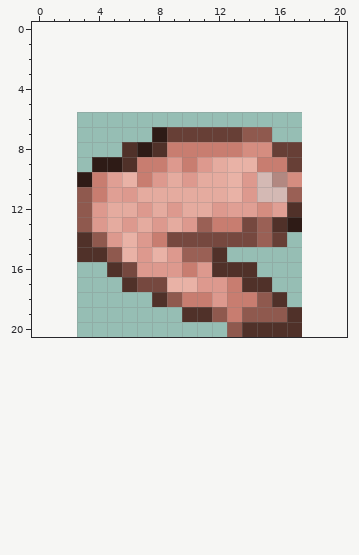
Pixel-art sprite -- Assets/Resources/texture/Sprite/Chicken.png. The picture above was drawn from the file before the commit.
The file is 15x15 pixels. Colours within 5 levels of each other are drawn and written as one. The old version is drawn lined up with the new one, on the new canvas.
Once edited:
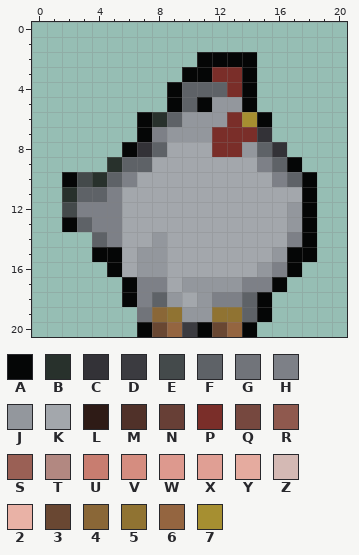
Palette (. is transparent): A #050606  B #28312c  C #333237  D #3b3b40  E #444a4b  F #5e6267  G #71747a  H #7d8087  J #93979d  K #a3a7ac  L #2e1b16  M #503129  N #673f36  P #7a2e29  Q #76483f  R #8f594e  S #9a6055  T #b28881  U #c87d70  V #d58d80  W #dd998e  X #e09f94  Y #e5ab9f  Z #d4b9b4  2 #e9b2a6  3 #694732  4 #8a6737  5 #907332  6 #946540  7 #a68f31
Commit message: Add ChickenMachine class and update entity definitions for Foul item
The exact change:
canvas 15x15 -> 21x21, the old top-left corner now at 3,6
Changed rows in their new state; - is an unchanged pixel.
first column x 2:
 2 ---------AAAA----
 3 --------AAPPA----
 4 -------AFFFPA----
 5 -------AFAJJA----
 6 -----ABFJJJP7A---
 7 -----AHJJJPPPC---
 8 ----ACFKKKPPJFC.-
 9 --.BFFKKKKKKKHFA-
10 AEBFHKKKKKKKKKHFA
11 BFFHKKKKKKKKKKKKA
12 EHHHKKKKKKKKKKKJA
13 AFHHKKKKKKKKKKKJA
14 -.FHKKJKKKKKKKKHA
15 -.AAKJJKKKKKKKJAA
16 ---AKJJKKKKKKJHA-
17 ----AHHKJJJJHHA--
18 ----AHFJKJHHFA.--
19 -----G45JJ55FA..-
20 -----A36DA36A...-
Where, in picture pixels (left, top, right, bottom), the same in both pictures:
changed: (62, 52, 317, 337)
